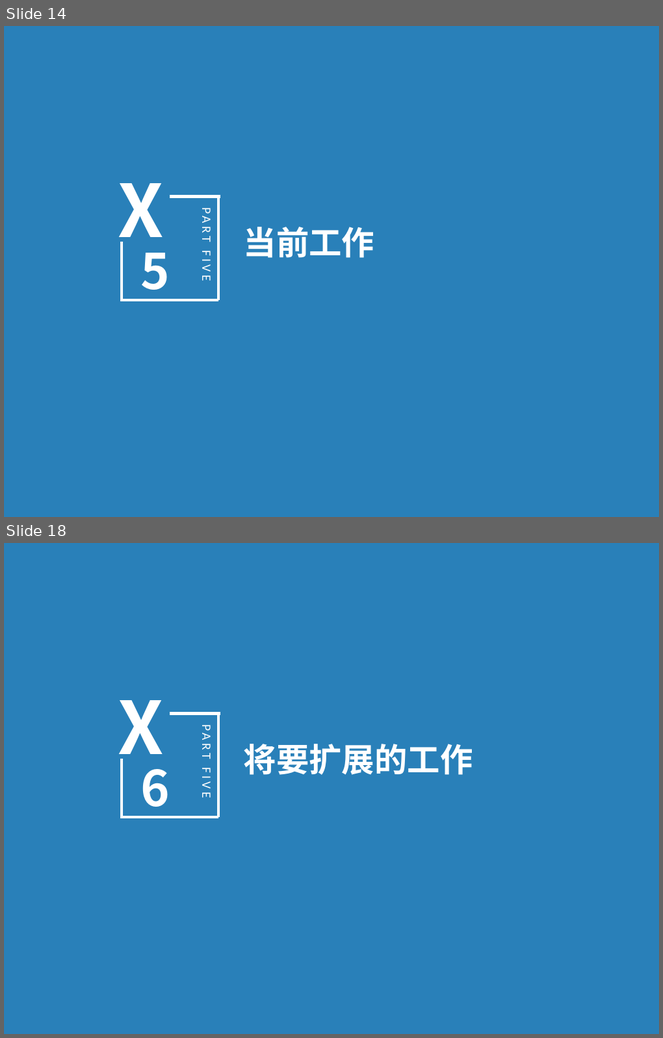
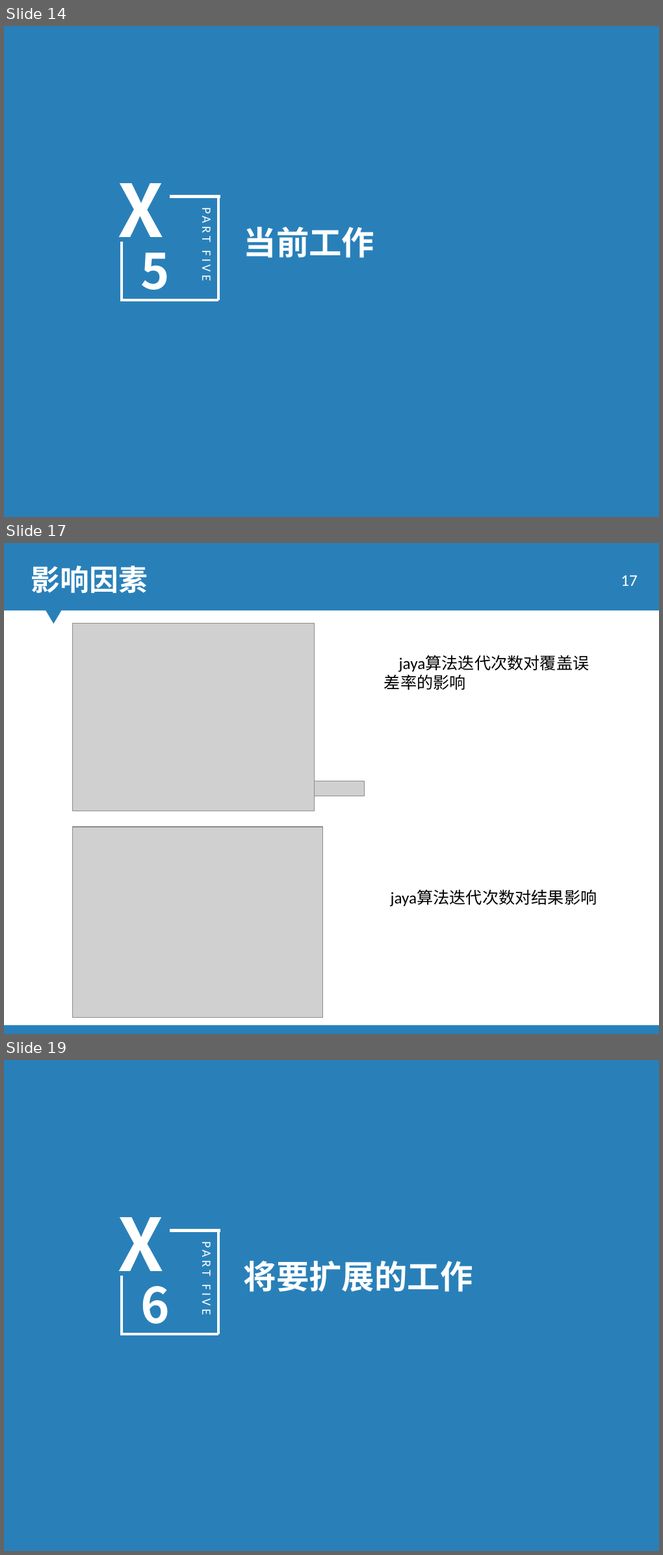
Before and after one commit to 15779235038/mypaper, a slide deck: jarden_center/main_code/single-multiple-source/baseon_setCover/鲍志强.pptx. Shown one above the other, each under a label of ours: slides 14 and 18 before the commit, slides 14, 17 and 19 after it; the slides between them are not shown. The pictures are 663x1038 and 663x1555 pixels, drawn with LibreOffice and Linux fonts; fonts in the diff are those of the drawing; grey boxes stand for pictures; background and template pictures are left out; a plain dark background stands for a picture behind light text. Boxes give left, top, right and bottom in pixels: in the first picture for what was removed or moved away, otherwise in the second. Text is boxed around its words. In the diff, an @@ line names an element or a change of style, - is before the commit and + after.

```diff
--- a/jarden_center/main_code/single-multiple-source/baseon_setCover/鲍志强.pptx
+++ b/jarden_center/main_code/single-multiple-source/baseon_setCover/鲍志强.pptx
@@ slide 17 added at [4,543,659,1034], background picture (left out); not listed: 1 template element that a slide beside it also shows @@
@@ text added at [31,566,148,593], 32 pt, text #FFFFFF, bold @@
+影响因素
@@ page number added at [621,575,638,586], 18 pt, text #FFFFFF @@
+17
@@ freeform shape added at [4,611,659,1026], fill #FFFFFF @@
@@ picture added at [73,623,315,811] @@
@@ text added at [345,650,600,696], 18 pt, text #000000 @@
+  jaya算法迭代次数对覆盖误差率的影响
@@ picture added at [299,781,364,797] @@
@@ picture added at [73,827,323,1018] @@
@@ text added at [391,890,597,907], 18 pt, text #000000 @@
+jaya算法迭代次数对结果影响
@@ what was slide 18 is now slide 19 @@
```
Also in this commit, not shown: 5 slides changed, 14 other files.
